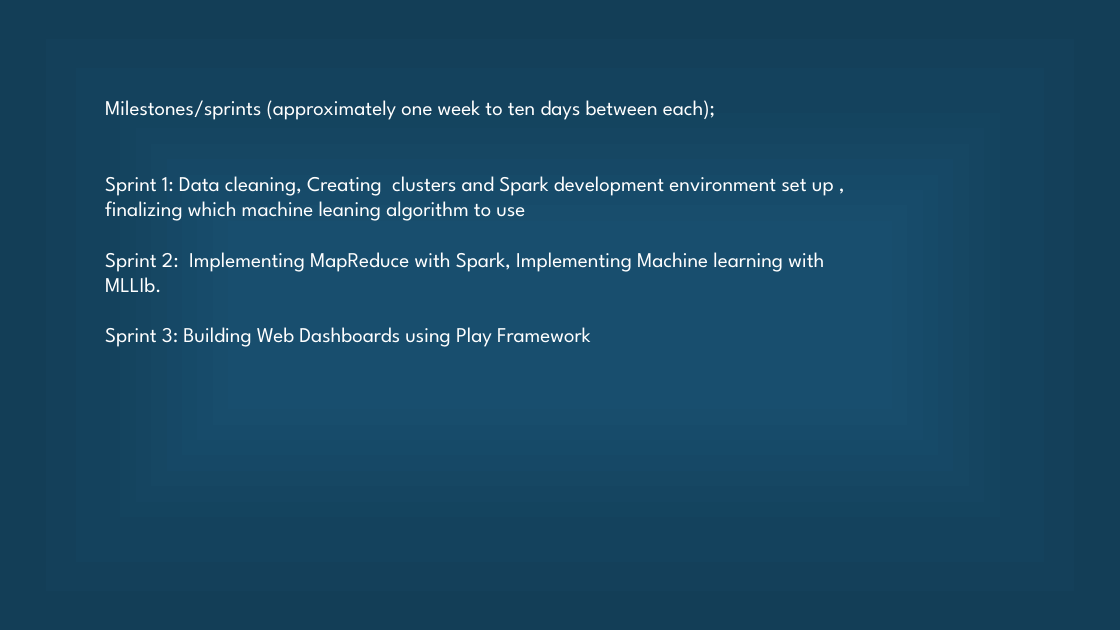
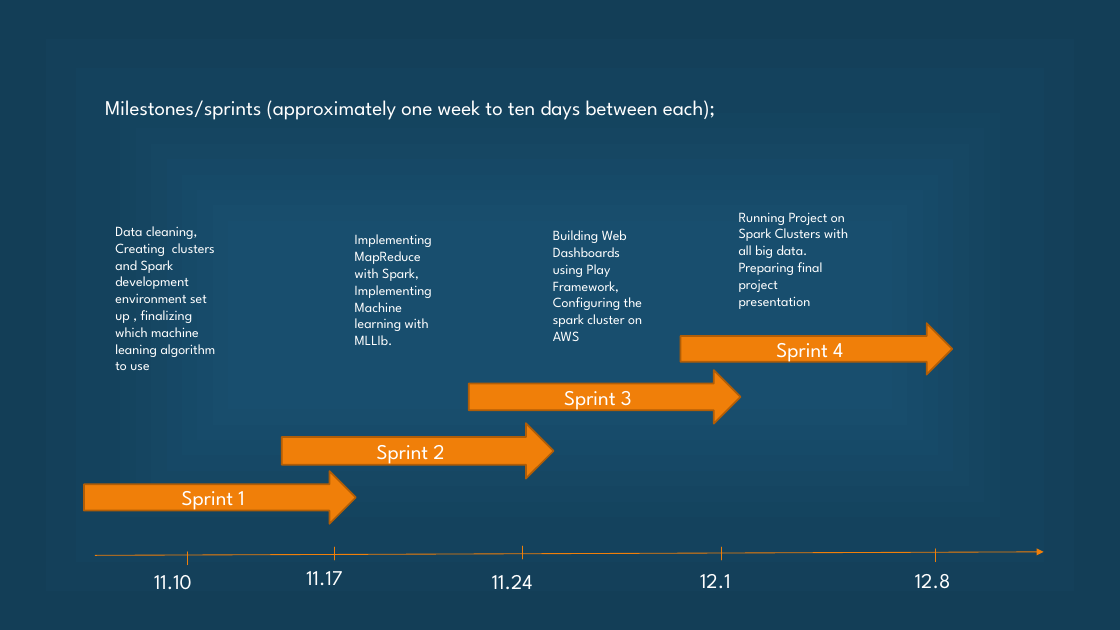
Before and after one commit to Ruchi2729/Scala-Final-Project, a slide deck: slide 5 of Final pre.pptx. Drawn at 1120x630 pixels with LibreOffice and Linux fonts; fonts in the diff are those of the drawing. Boxes give left, top, right and bottom in pixels: in the first picture for what was removed or moved away, otherwise in the second. Text is boxed around its words. In the diff, an @@ line names an element or a change of style, - is before the commit and + after.

Commit message:
Final Project Presentation

```diff
--- a/Final pre.pptx
+++ b/Final pre.pptx
@@ text at [105,176,834,347]: paragraphs removed @@
-Sprint 1: Data cleaning, Creating clusters and Spark development environment set up , finalizing which machine leaning algorithm to use
-Sprint 2: Implementing MapReduce with Spark, Implementing Machine learning with MLLIb.
-Sprint 3: Building Web Dashboards using Play Framework
@@ text added at [115,226,216,370], 12 pt, text #FFFFFF @@
+Data cleaning, Creating clusters and Spark development environment set up , finalizing which machine leaning algorithm to use
@@ text added at [355,234,432,345], 12 pt, text #FFFFFF @@
+Implementing MapReduce with Spark, Implementing Machine learning with MLLIb.
@@ text added at [553,230,642,341], 12 pt, text #FFFFFF @@
+Building Web Dashboards using Play Framework,
+Configuring the spark cluster on AWS
@@ text added at [739,212,848,309], 12 pt, text #FFFFFF @@
+Running Project on Spark Clusters with all big data. Preparing final project presentation
@@ right arrow added at [681,323,953,375], fill #F07F09, outline #B25E07 1.5 pt, 18 pt, text #FFFFFF @@
+Sprint 4
@@ right arrow added at [469,371,741,424], fill #F07F09, outline #B25E07 1.5 pt, 18 pt, text #FFFFFF @@
+Sprint 3
@@ right arrow added at [281,423,554,479], fill #F07F09, outline #B25E07 1.5 pt, 18 pt, text #FFFFFF @@
+Sprint 2
@@ right arrow added at [84,471,356,524], fill #F07F09, outline #B25E07 1.5 pt, 18 pt, text #FFFFFF @@
+Sprint 1
@@ arrow added from (95, 555) to (1044, 552), #F07F09 0.75 pt @@
@@ line added from (188, 552) to (188, 565), #F07F09 0.75 pt @@
@@ line added from (335, 547) to (335, 560), #F07F09 0.75 pt @@
@@ line added from (523, 546) to (523, 559), #F07F09 0.75 pt @@
@@ line added from (721, 547) to (721, 560), #F07F09 0.75 pt @@
@@ line added from (936, 549) to (936, 562), #F07F09 0.75 pt @@
@@ text added at [154,575,192,590], 18 pt, text #FFFFFF @@
+11.10
@@ text added at [306,571,342,585], 18 pt, text #FFFFFF @@
+11.17
@@ text added at [492,575,533,589], 18 pt, text #FFFFFF @@
+11.24
@@ text added at [700,574,731,588], 18 pt, text #FFFFFF @@
+12.1
@@ text added at [915,574,951,589], 18 pt, text #FFFFFF @@
+12.8
```
Also in this commit, not shown: 4 other slides changed, 3 slides added, 3 slides removed, 1 other file.
